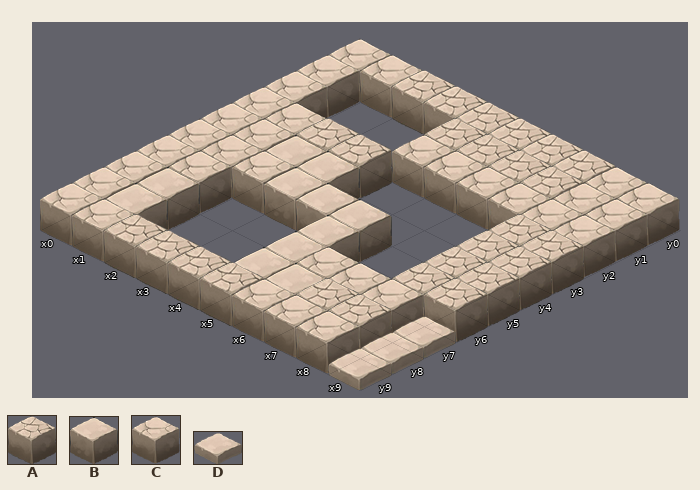
Two states of a Tiled map, core/assets/map/test.tmx. The picture above was drawn from the file before the commit.
Cells are 64x32 px. Isometric: x runs down to the right, y down to the left. Shown: x 0..9, y 0..9.
Key: from "Images": A 0 "tile__02", B 1 "tile__03", C 3 "tile__05", D 5 "1".
_ is an empty cell.
Layer "Calque de Tile 1" before, first column x 0:
 0 CCAAAAAACC
 1 C___AAAACC
 2 C___CCCCCC
 3 CCAA____AA
 4 CCBB____AA
 5 CCCBBB__AA
 6 CC___B__AA
 7 CB___BCCCD
 8 CB___BBAAD
 9 CCAAAACCCD
Once edited:
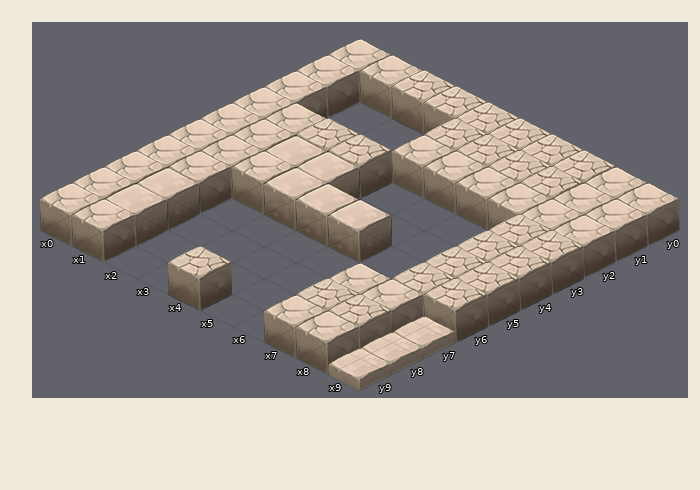
From old to new:
Changed rows in their new state; . is an unchanged cell.
Layer "Calque de Tile 1":
first column x 2:
 6 ..._.
 7 ...__
 8 ...__
 9 __.__
Where, in picture pixels (left, top, right, bottom), the same in both pictures:
removed: (104, 214, 360, 342)
